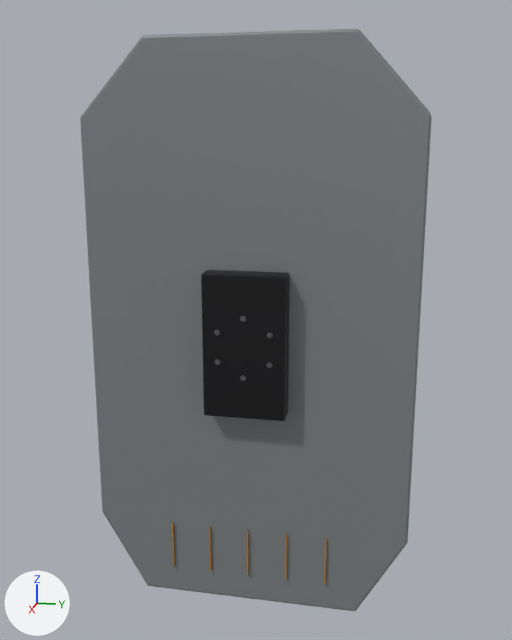
Renders of the glTF model assets/export/models/frame.binder.glb from each side of a commit.
Camera for both pictures: a 50 mm lens placed at (8.39, 1.71, 2.3), pointed at (-0.02, 0.03, 0.2). Every picture has the same lights, and +X, +Y and +Z are marked at lower left. The older version comes first. Vertices at exactly the same position are counted once.

The older version as bpy lines, for what is in view:
```python
mat_armor = bpy.data.materials.new('armor')
mat_armor.use_nodes = True; mat_armor.node_tree.nodes.clear()
_N = mat_armor.node_tree.nodes; _L = mat_armor.node_tree.links
n0 = _N.new('ShaderNodeBsdfPrincipled'); n0.name = 'Principled BSDF'
n0.inputs[1].default_value = 0.25  # 'Metallic'
n0.inputs[2].default_value = 0.55  # 'Roughness'
n1 = _N.new('ShaderNodeOutputMaterial'); n1.name = 'Material Output'
n2 = _N.new('ShaderNodeMix'); n2.name = 'Mix'
n2.data_type = 'RGBA'
n2.blend_type = 'MULTIPLY'
n2.inputs[0].default_value = 1.0  # 'Factor'
n2.inputs[7].default_value = (0.233, 0.253, 0.263, 1.0)  # 'B', grey #858a8c
n3 = _N.new('ShaderNodeVertexColor'); n3.name = 'Color Attribute'
_L.new(n0.outputs[0], n1.inputs[0])  # 'BSDF' to 'Surface'
_L.new(n2.outputs[2], n0.inputs[0])  # 'Result' to 'Base Color'
_L.new(n3.outputs[0], n2.inputs[6])  # 'Color' to 'A'
me_mesh_0 = bpy.data.meshes.new('Mesh_0')
me_mesh_0.from_pydata(...)  # 856 vertices, 1636 faces; spans x -0.6..0.62, y -2.0..2.0, z -3.5..3.5
# faces by material slot: [316, 108, 672, 540]
me_mesh_0.materials.append(mat_armor)
me_mesh_0.materials.append(mat_dark)
me_mesh_0.materials.append(mat_metal)
me_mesh_0.materials.append(mat_trim)
ob_mesh_0 = bpy.data.objects.new('Mesh_0', me_mesh_0)
ob_mesh_0.location = (0.0, 0.0, 0.0)
```
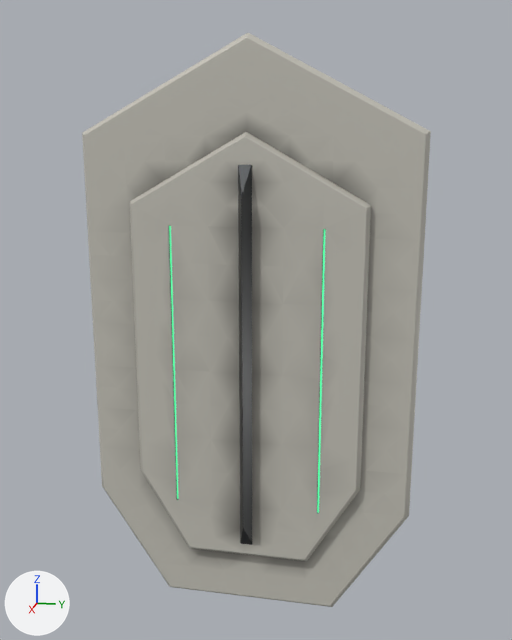
What differs and where, as boxes [x1, y1, x2, y2] in the pictures (512 x 640 px):
'Mesh_0', surface changed, reshaped (lighter): before [80, 29, 432, 611]; after [82, 33, 431, 607]
part 1 of me_mesh_0, rebuilt: before [80, 29, 432, 611]; after [82, 33, 431, 607]
part 2 of me_mesh_0, rebuilt (not visible afterwards): before [201, 270, 290, 421]
part 3 of me_mesh_0, added: after [130, 132, 371, 561]
part 4 of me_mesh_0, added: after [238, 165, 252, 545]
part 5 of me_mesh_0, added (green): after [317, 229, 325, 513]
part 6 of me_mesh_0, added: after [169, 226, 178, 499]
part 7 of me_mesh_0, deleted: before [172, 316, 327, 584]

The change, as a list of edits to the scene's bpy script:
```text
Change mat_armor:
    where n2 = _N.new('ShaderNodeMix'); n2.name = 'Mix'
    n2.inputs[7].default_value: (0.233, 0.253, 0.263, 1.0) -> (0.57, 0.554, 0.492, 1.0)  # 'B', grey #858a8c -> 'B', light grey #c7c4ba
Add mat_armor2:
    mat_armor2 = bpy.data.materials.new('armor2')
    # nodes: BsdfPrincipled, Mix, OutputMaterial, VertexColor
    # colours: dark grey #333638, mixed with the vertex colours
Add mat_light:
    mat_light = bpy.data.materials.new('light')
    # nodes: BsdfPrincipled, Mix, OutputMaterial, VertexColor
    # colours: green #59ffad, mixed with the vertex colours
Change me_mesh_0:
    used by ob_mesh_0; location = (0.0, 0.0, 0.0)
    remove me_mesh_0.from_pydata(...)  # 856 vertices, 1636 faces; spans x -0.6..0.62, y -2.0..2.0, z -3.5..3.5
    add me_mesh_0.from_pydata(...)  # 3678 vertices, 7332 faces; spans x -0.6..0.66, y -2.0..2.0, z -3.5..3.5
    me_mesh_0 part 1: the loose piece of 160 vertices spanning x -0.36..0.36, y -2.0..2.0, z -3.5..3.5 is rebuilt with 1863 vertices and now spans x 0.0..0.36, y -2.0..2.0, z -3.5..3.5
    me_mesh_0 part 2: the loose piece of 56 vertices spanning x -0.6..0.6, y -0.5..0.5, z -0.88..0.88 is rebuilt with 140 vertices and now spans x -0.6..0.0, y -0.64..0.64, z -0.88..0.88
    me_mesh_0 part 3: a new loose piece of 1015 vertices spanning x 0.35..0.47, y -1.4..1.4, z -2.8..2.45, in mat_armor
    me_mesh_0 part 4: a new loose piece of 436 vertices spanning x 0.47..0.66, y -0.08..0.08, z -2.62..2.1, in mat_armor2
    me_mesh_0 part 5: a new loose piece of 112 vertices spanning x 0.42..0.45, y 0.89..0.91, z -2.09..1.39, in mat_light
    me_mesh_0 part 6: a new loose piece of 112 vertices spanning x 0.42..0.45, y -0.91..-0.89, z -2.09..1.39, in mat_light
    me_mesh_0 part 7: 17 loose pieces with 640 vertices, spanning x 0.33..0.62, y -1.01..1.01, z -3.12..0.4, are deleted
    remove me_mesh_0.materials.append(mat_metal)
    remove me_mesh_0.materials.append(mat_trim)
    add me_mesh_0.materials.append(mat_armor2)
    add me_mesh_0.materials.append(mat_light)
```
